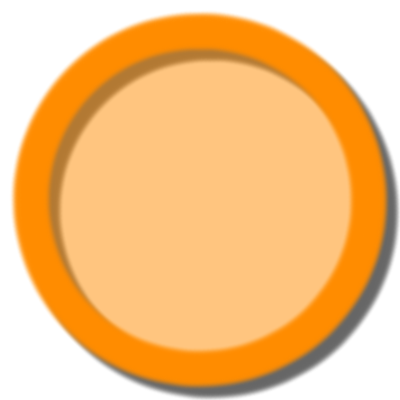
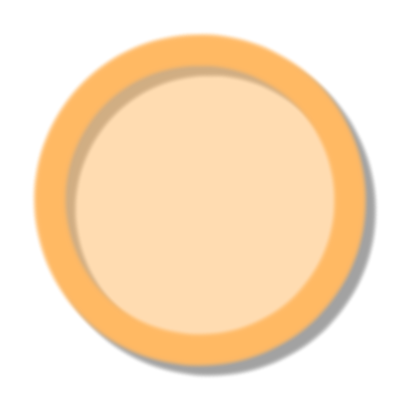
Revision of a layered 400 × 400 image; what changed, layer by layer:
hid group "node-active" (3 layers) over [10, 10, 400, 400]
added group "node probability" (61%) with 3 layers above "node" over [30, 31, 379, 380]
added layer "Layer #6" (50%) in group "node probability" over [50, 50, 350, 350]
added layer "Layer #7" in group "node probability" over [30, 31, 369, 370]
added layer "Layer #8" (60%) in group "node probability" over [40, 41, 379, 380]
